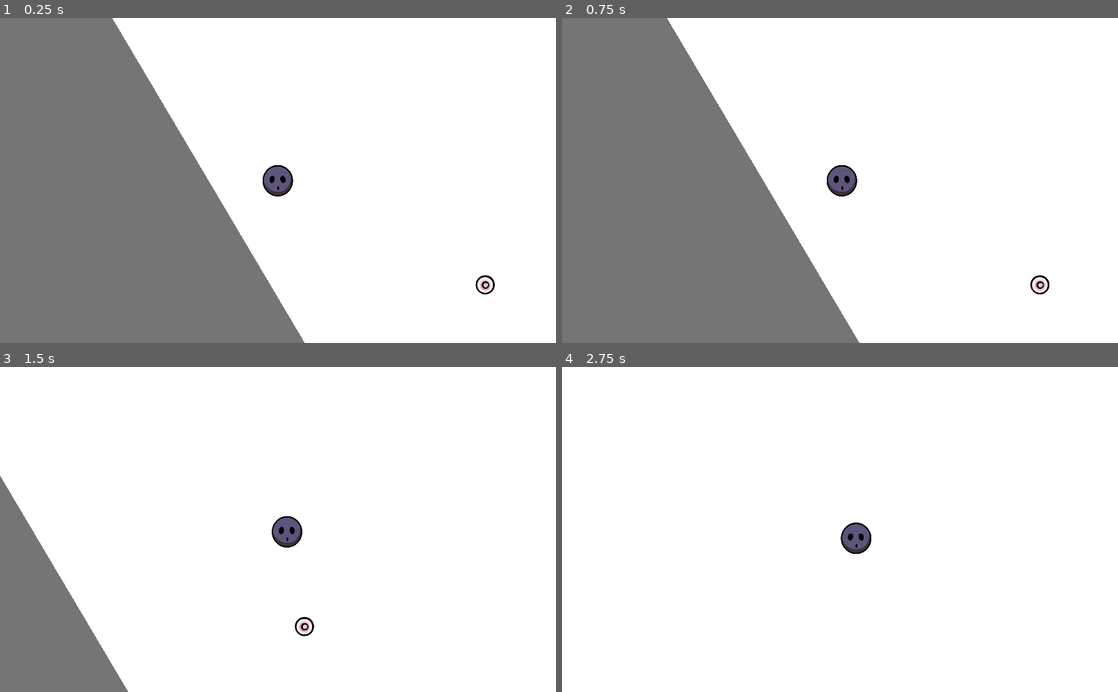
Above: before the commit, frames 1-4 (two rows, left to right).
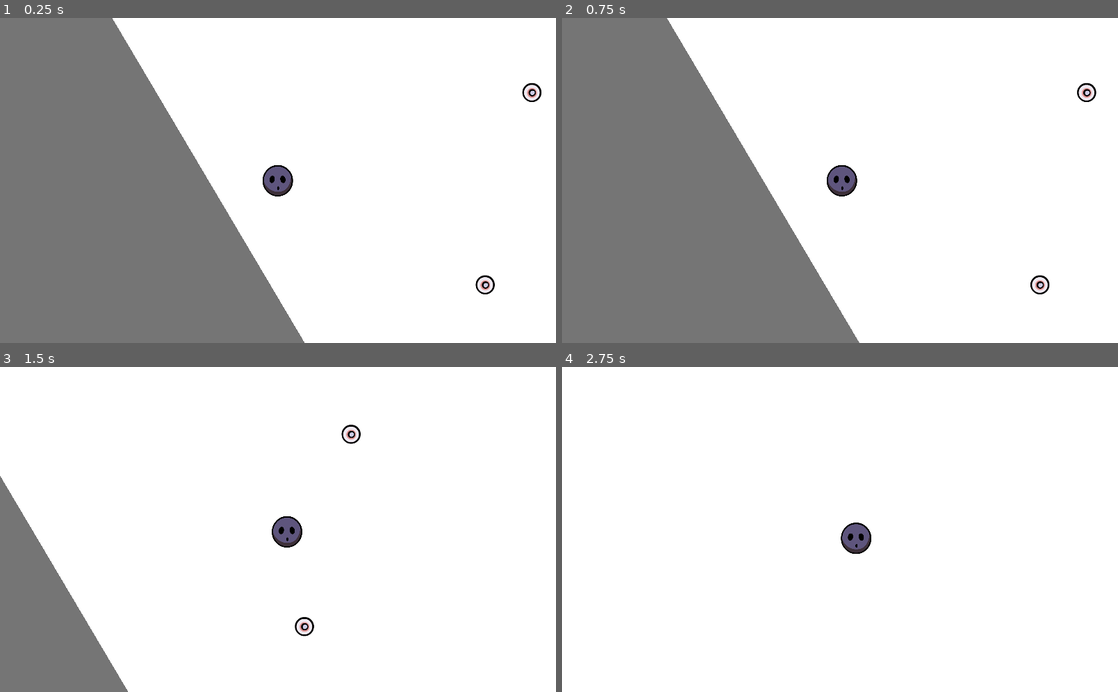
Above: after the commit, the same moments.

Repository: Rhys-Banerjee/BowlingBash
Game: Godot game, scene res://Scenes/Main.tscn
Same seed, same stepped clock (60 frames per second), same inputs: the game is played once before the commit and once after it. The engine's default icon, where the game draws it, is replaced by a stand-in: a white triangle on a blue panel in a dark square.
Inputs:
- Up to frame 1 (0.25 s): no input
- Up to frame 2 (0.75 s): tap Enter at 0.5 s; hold Right (right) from 0.53 s (still down)
- Up to frame 3 (1.5 s): release Right (right) at 1.28 s; hold S (down) from 1.28 s (still down)
- Up to frame 4 (2.75 s): release S (down) at 2.03 s; hold Right (right) from 2.03 s (still down)

The runs differ from the first frame. In frame 1, 0.1% of the frame differs, in the area x 93-98%, y 19-26%; in frame 2, 0.1%; in frame 3, 0.1%, in the area x 61-65%, y 17-24%; in frame 4, nothing differs.

Commit message:
Pins now respond to hit

Diff:
--- a/Scenes/Main.gd
+++ b/Scenes/Main.gd
@@ -1,7 +1,23 @@
 extends Node2D
+
+signal pin_total_changed
+
 var playerScene = preload("res://scenes/ball.tscn")
 var spawnPosition = Vector2.ZERO
 var currentPlayerNode = null
+var totalPins = 0
+var collectedPins = 0
+onready var pinsLeft = len(get_tree().get_nodes_in_group("pin"))
+
 
 func _ready():
-	pass # Replace with function body.
+	 # Replace with function body.
+	print(pinsLeft)
+
+func pin_collected():
+	collectedPins += 1
+	emit_signal("pin_total_changed", totalPins, collectedPins)
+
+func pin_total_changed(newTotal):
+	totalPins = newTotal
+	emit_signal("pin_total_changed", totalPins, collectedPins)
--- a/Scenes/Main.tscn
+++ b/Scenes/Main.tscn
@@ -6,11 +6,8 @@
 [ext_resource path="res://Scenes/pits.tscn" type="PackedScene" id=4]
 [ext_resource path="res://Scenes/Main.gd" type="Script" id=5]
 
-[node name="Main" type="Node2D"]
+[node name="BaseLevel" type="Node2D" groups=["base_level"]]
 script = ExtResource( 5 )
-
-[node name="pin" parent="." instance=ExtResource( 2 )]
-position = Vector2( 383, 196 )
 
 [node name="ball" parent="." instance=ExtResource( 1 )]
 
@@ -21,3 +18,11 @@
 position = Vector2( -458, 222 )
 rotation = -0.533962
 scale = Vector2( 12.4068, 16.4594 )
+
+[node name="pins" type="Node2D" parent="."]
+
+[node name="pin" parent="pins" instance=ExtResource( 2 )]
+position = Vector2( 383, 196 )
+
+[node name="pin2" parent="pins" instance=ExtResource( 2 )]
+position = Vector2( 469, -159 )
--- /dev/null
+++ b/Scenes/pin.gd
@@ -0,0 +1,18 @@
+extends StaticBody2D
+
+
+
+func _ready():
+	add_to_group("pin")
+	$hitbox.connect("area_entered", self, "on_area_entered")
+
+func on_area_entered(area2d):
+	$AnimatedSprite.play("knocked")
+	var baseLevel = get_tree().get_nodes_in_group("base_level")[0]
+	baseLevel.pin_collected()
+
+func disable_pickup():
+	$hitbox/CollisionShape2D.disabled = true
+# Called every frame. 'delta' is the elapsed time since the previous frame.
+#func _process(delta):
+#	pass
--- a/Scenes/pin.tscn
+++ b/Scenes/pin.tscn
@@ -1,7 +1,8 @@
-[gd_scene load_steps=5 format=2]
+[gd_scene load_steps=6 format=2]
 
 [ext_resource path="res://Assets/ballAndPins/pinKnockedTemp.png" type="Texture" id=1]
 [ext_resource path="res://Assets/ballAndPins/pinRegTemp.png" type="Texture" id=2]
+[ext_resource path="res://Scenes/pin.gd" type="Script" id=3]
 
 [sub_resource type="SpriteFrames" id=2]
 animations = [ {
@@ -11,7 +12,7 @@
 "speed": 5.0
 }, {
 "frames": [ ExtResource( 2 ), ExtResource( 1 ) ],
-"loop": true,
+"loop": false,
 "name": "knocked",
 "speed": 5.0
 } ]
@@ -20,6 +21,7 @@
 radius = 28.0179
 
 [node name="pin" type="StaticBody2D"]
+script = ExtResource( 3 )
 
 [node name="AnimatedSprite" type="AnimatedSprite" parent="."]
 scale = Vector2( 0.6, 0.6 )
